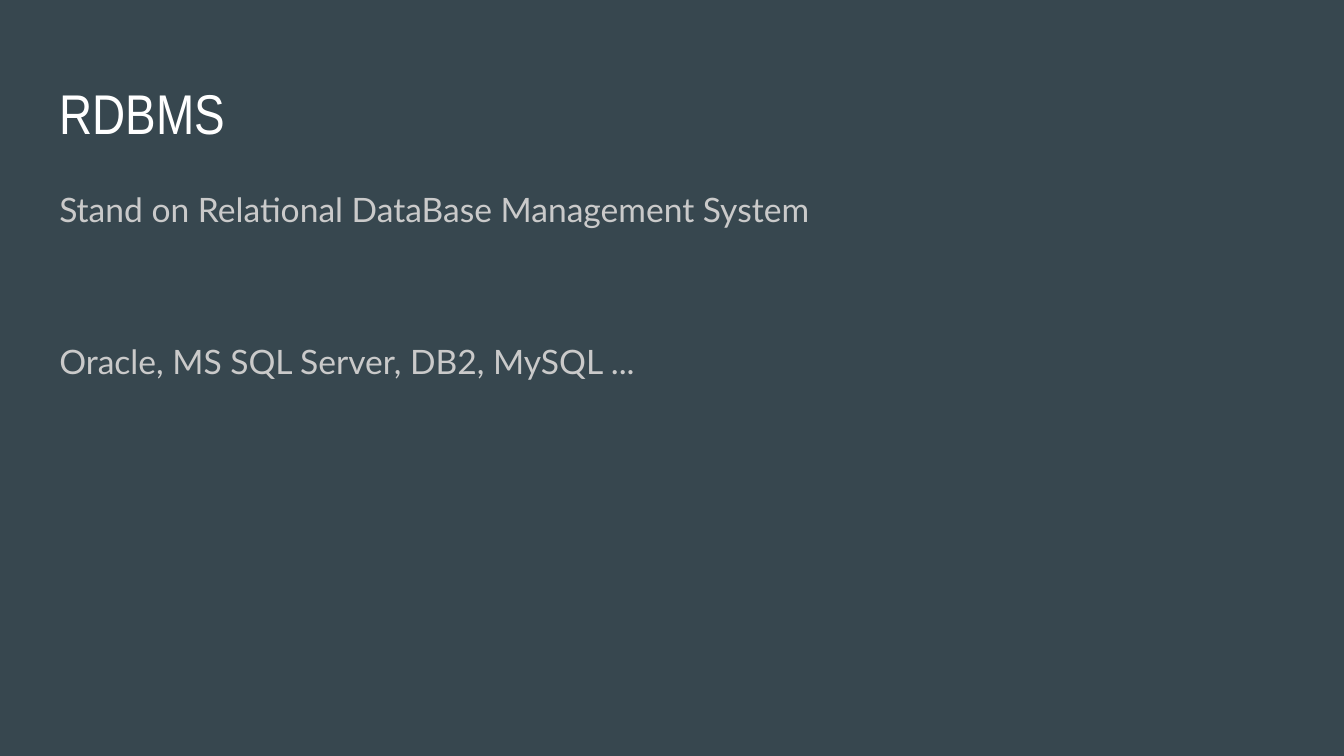
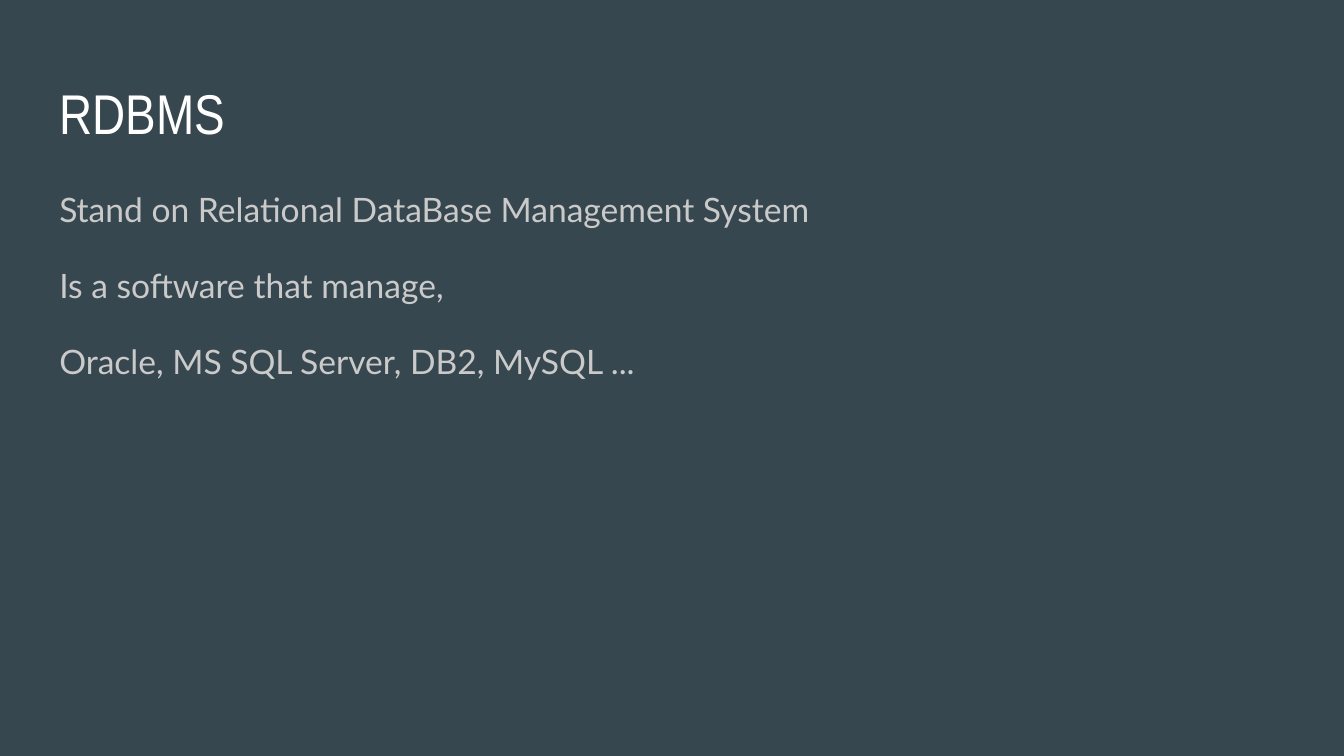
Before and after one commit to aminshahab/Relational_Database_Course, a slide deck: slide 5 of 1- Underestanding Database/Untitled presentation.pptx (slide 4 before the commit). Drawn at 1344x756 pixels with LibreOffice and Linux fonts; fonts in the diff are those of the drawing. Boxes give left, top, right and bottom in pixels: in the first picture for what was removed or moved away, otherwise in the second. Text is boxed around its words. In the diff, an @@ line names an element or a change of style, - is before the commit and + after.

```diff
--- a/1- Underestanding Database/Untitled presentation.pptx
+++ b/1- Underestanding Database/Untitled presentation.pptx
@@ text at bbox=[59, 273, 443, 304]: paragraph added @@
+Is a software that manage,
```
Also in this commit, not shown: 3 slides added, 2 slides removed.
